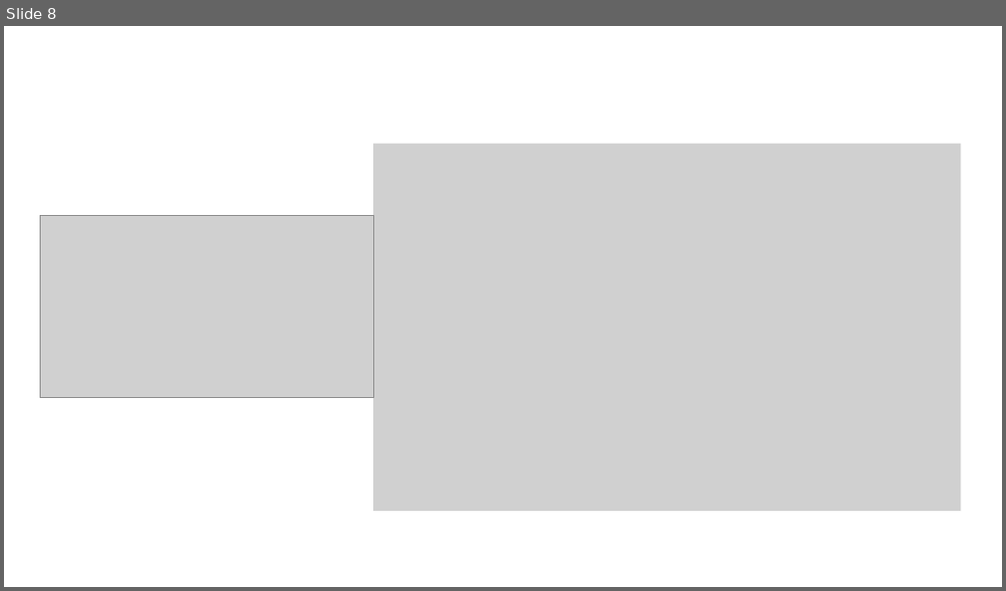
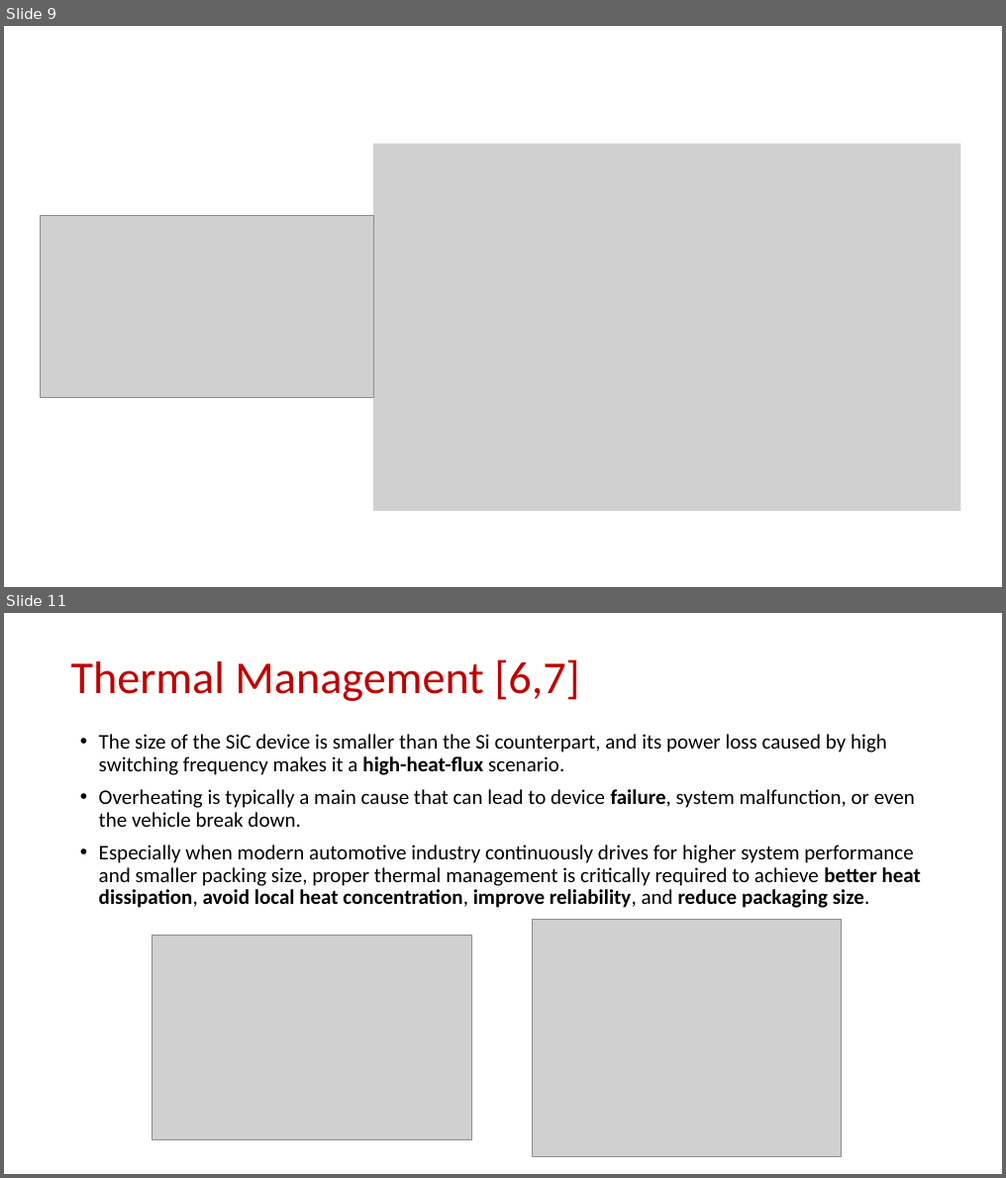
Before and after one commit to EnesAyaz/KTH, a slide deck: Weekly-Reports/InverterDesignConsideration.pptx. Shown one above the other, each under a label of ours: slide 8 before the commit, slides 9 and 11 after it; the slides between them are not shown. The pictures are 1006x591 and 1006x1178 pixels, drawn with LibreOffice and Linux fonts; fonts in the diff are those of the drawing; grey boxes stand for pictures. Boxes give left, top, right and bottom in pixels: in the first picture for what was removed or moved away, otherwise in the second. Text is boxed around its words. In the diff, an @@ line names an element or a change of style, - is before the commit and + after.

```diff
--- a/Weekly-Reports/InverterDesignConsideration.pptx
+++ b/Weekly-Reports/InverterDesignConsideration.pptx
@@ slide 11 added at (x1=4, y1=613, x2=1002, y2=1174), background #FFFFFF @@
@@ title added at (x1=71, y1=660, x2=580, y2=701), 44 pt, text #C00000 @@
+Thermal Management [6,7]
@@ text added at (x1=99, y1=734, x2=921, y2=908), 20 pt, text #000000 @@
+• The size of the SiC device is smaller than the Si counterpart, and its power loss caused by high switching frequency makes it a high-heat-flux scenario.
+• Overheating is typically a main cause that can lead to device failure, system malfunction, or even the vehicle break down.
+• Especially when modern automotive industry continuously drives for higher system performance and smaller packing size, proper thermal management is critically required to achieve better heat dissipation, avoid local heat concentration, improve reliability, and reduce packaging size.
@@ picture added at (x1=152, y1=936, x2=472, y2=1141) @@
@@ picture added at (x1=533, y1=919, x2=841, y2=1157) @@
@@ what was slide 8 is now slide 9 @@
```
Also in this commit, not shown: 5 slides changed, 12 other slides added, 2 slides removed, 2 other files.
